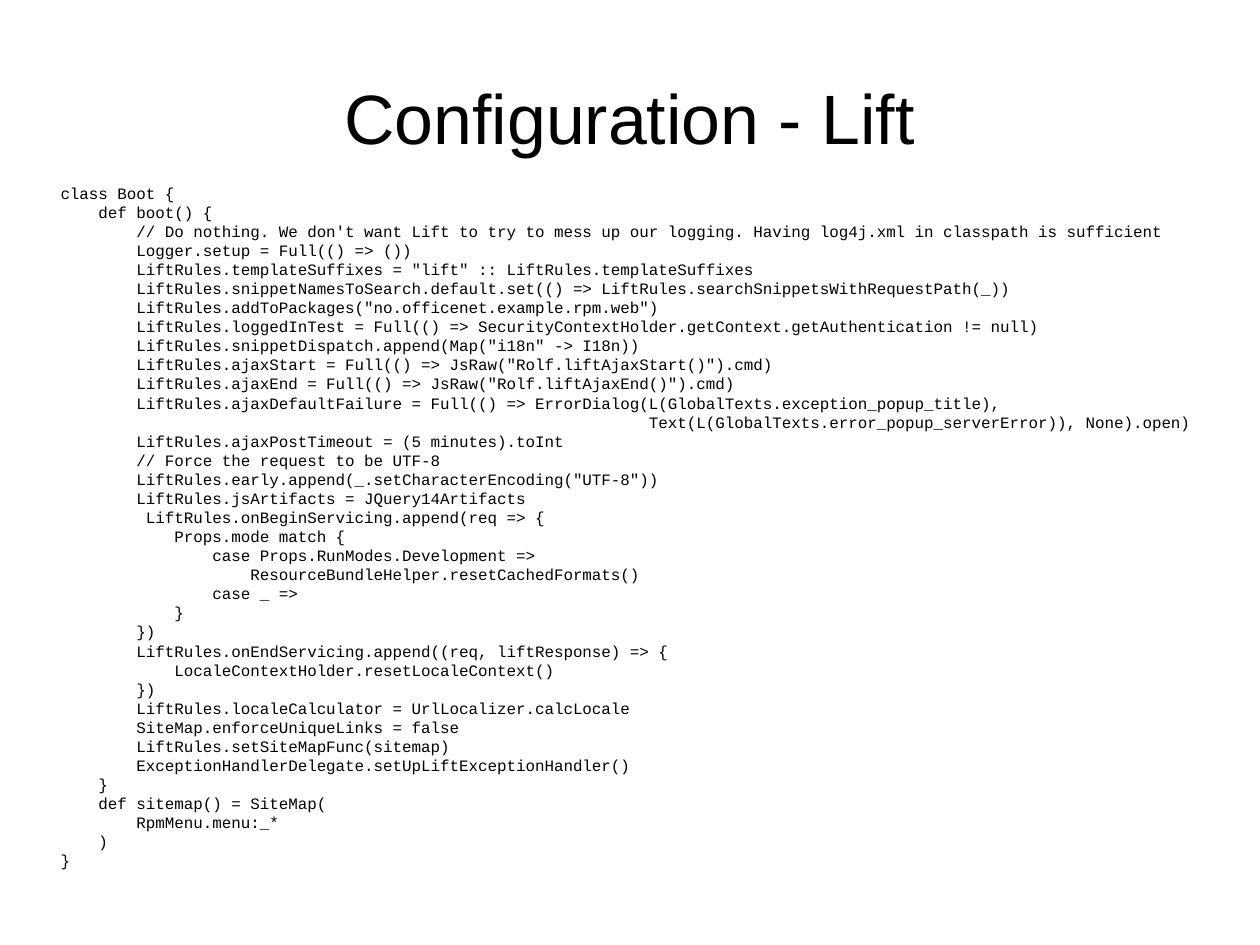
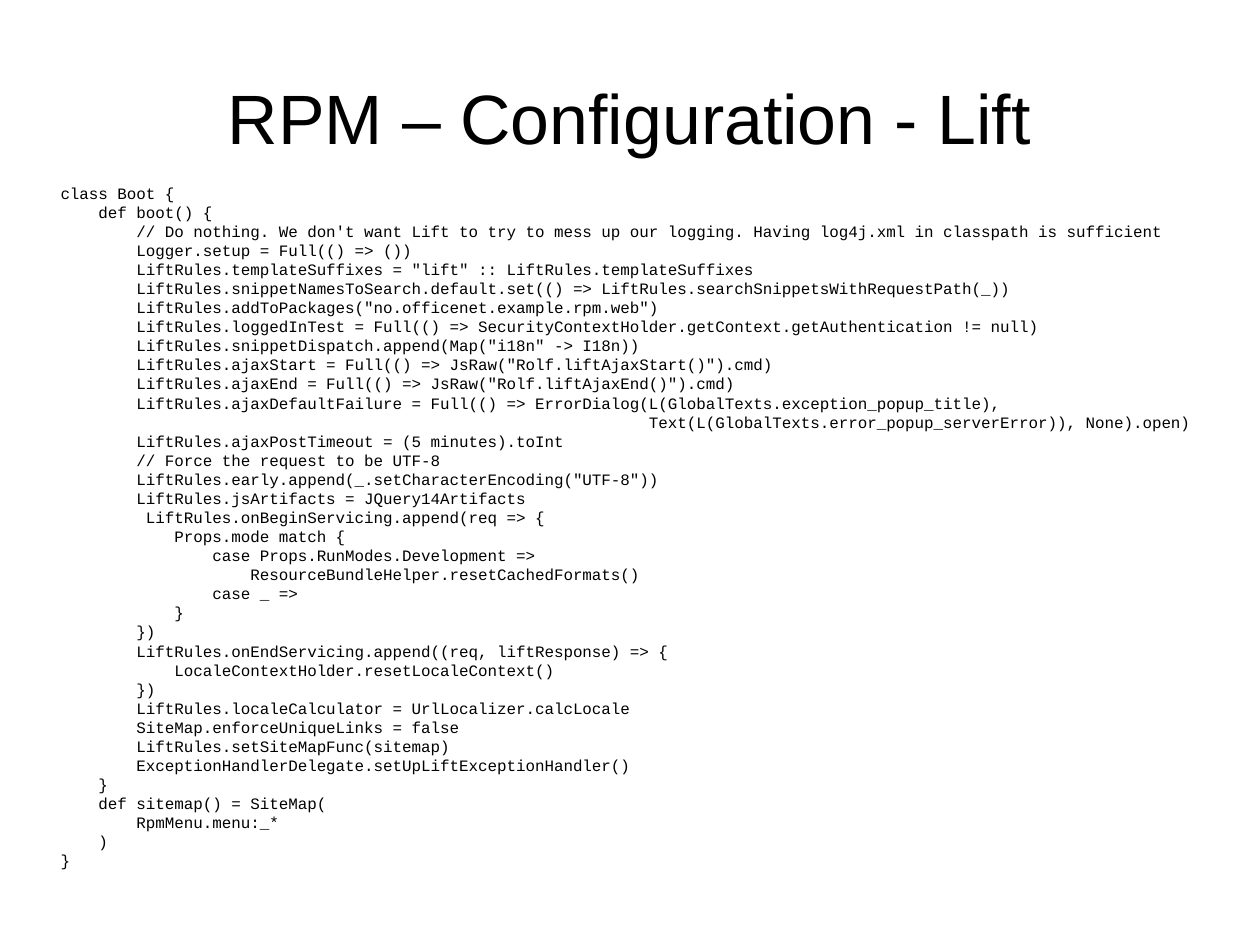
Before and after one commit to andreak/slol-2011, a slide deck: slide 20 of Scala-LiftOff-2011-lift-from-jee-perspective.odp. Drawn at 1260x945 pixels with LibreOffice and Linux fonts; fonts in the diff are those of the drawing. Boxes give left, top, right and bottom in pixels: in the first picture for what was removed or moved away, otherwise in the second. Text is boxed around its words. In the diff, an @@ line names an element or a change of style, - is before the commit and + after.

```diff
--- a/Scala-LiftOff-2011-lift-from-jee-perspective.odp
+++ b/Scala-LiftOff-2011-lift-from-jee-perspective.odp
@@ title at <box>228,93,1031,157</box>: text changed @@
-Configuration - Lift
+RPM – Configuration - Lift
```
Also in this commit, not shown: 13 other slides changed, 6 slides added, 2 slides removed.
